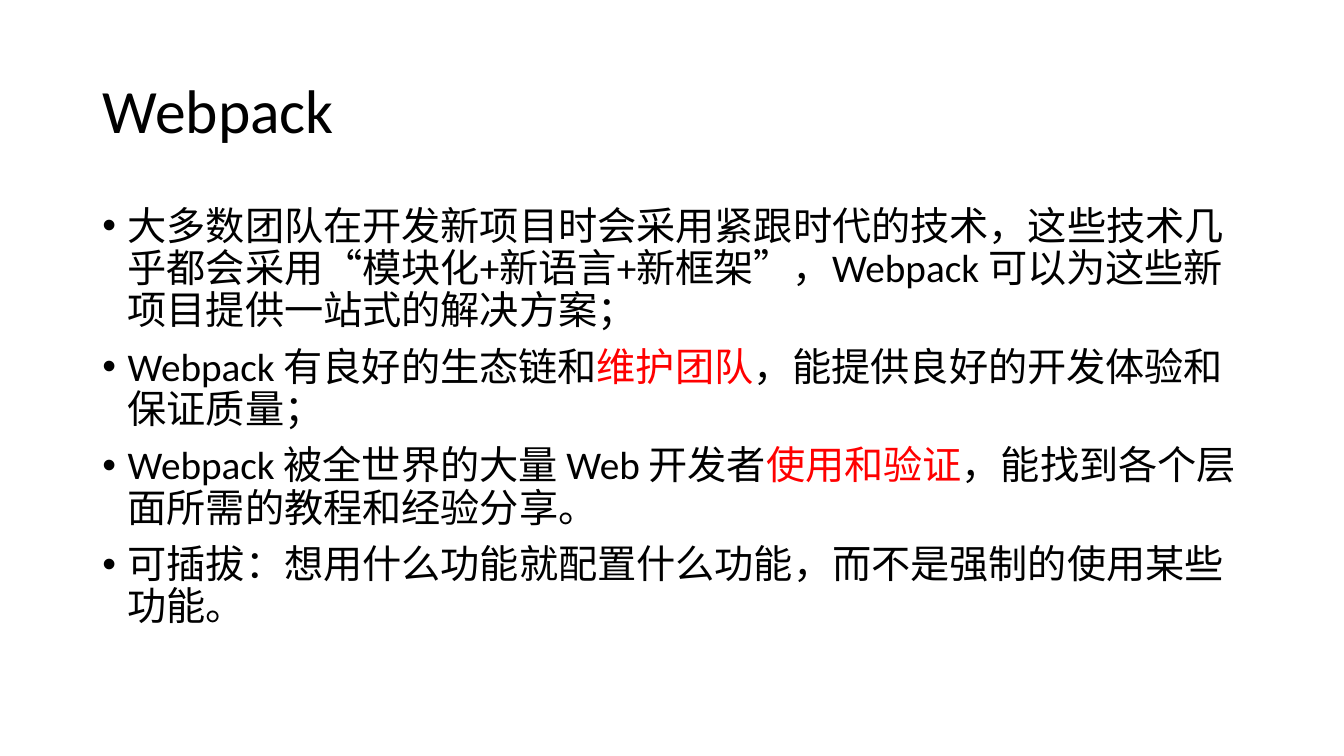
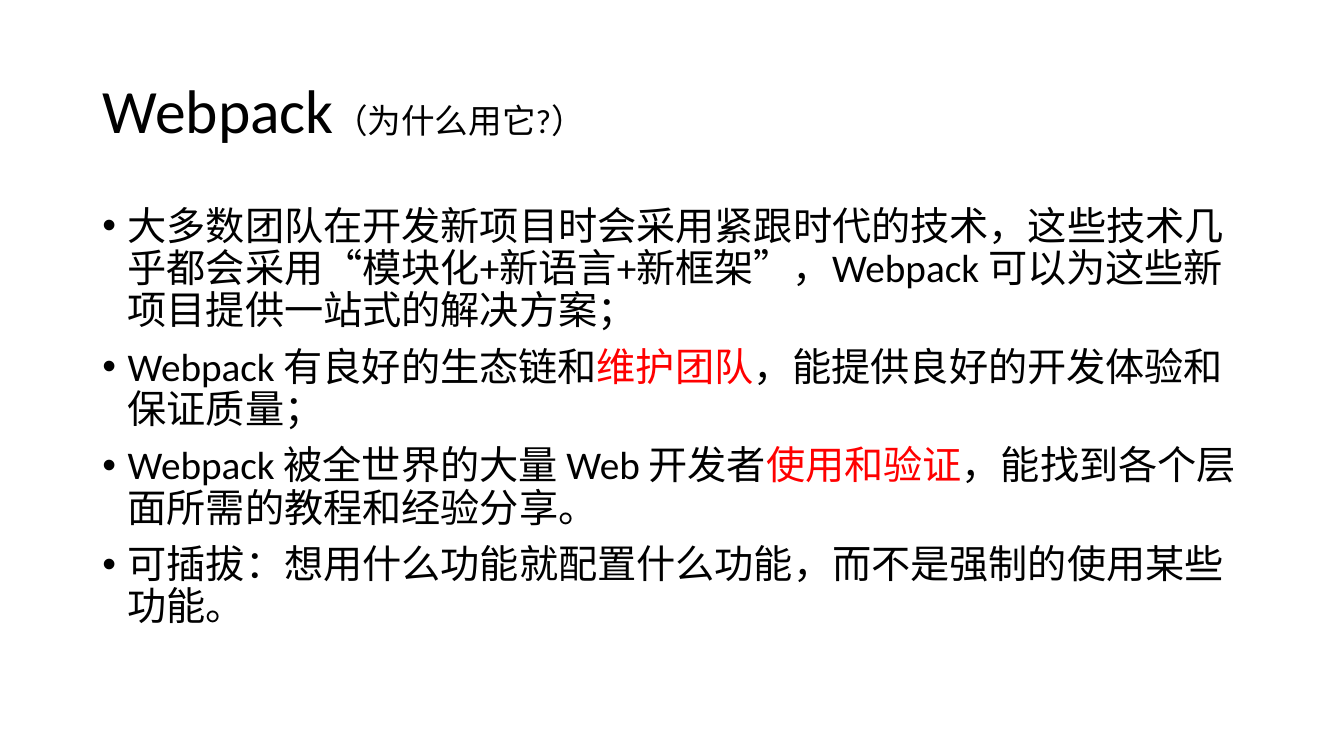
Before and after one commit to Cohen-Wang/workbench, a slide deck: slide 44 of cloud/webpack-ppt/培训 - webpack.pptx (slide 41 before the commit). Drawn at 1344x756 pixels with LibreOffice and Linux fonts; fonts in the diff are those of the drawing. Boxes give left, top, right and bottom in pixels: in the first picture for what was removed or moved away, otherwise in the second. Text is boxed around its words. In the diff, an @@ line names an element or a change of style, - is before the commit and + after.

```diff
--- a/cloud/webpack-ppt/培训 - webpack.pptx
+++ b/cloud/webpack-ppt/培训 - webpack.pptx
@@ title at (102, 90, 585, 143): text changed; size 44 to 24 pt @@
-Webpack
+Webpack（为什么用它?）
```
Also in this commit, not shown: 4 other slides changed, 7 slides added, 1 other file.
